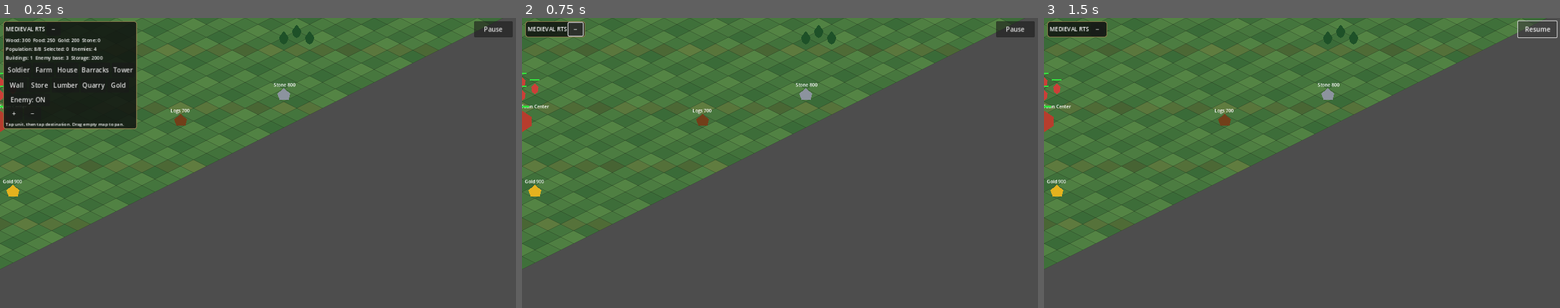
Above: before the commit, frames 1-3 (left to right).
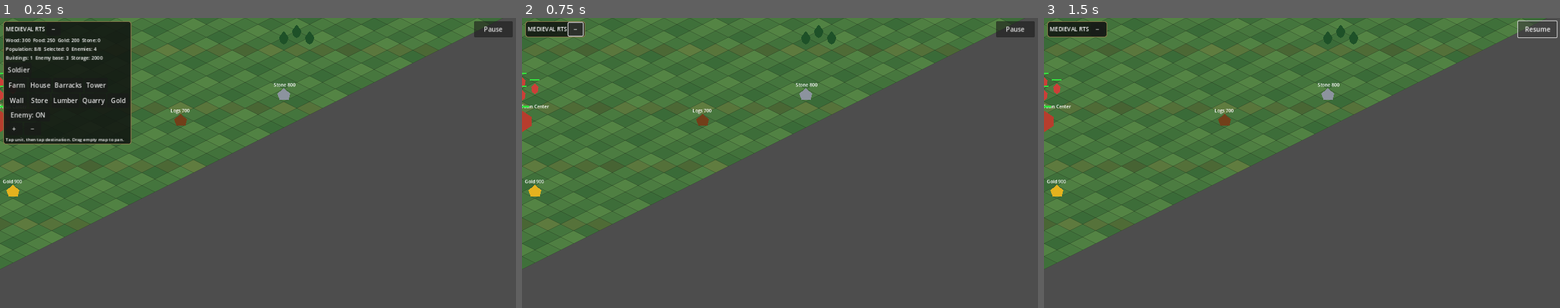
Above: after the commit, the same moments.

Repository: noub1234567-cmd/Medieval-RTS-Mobile
Game: Godot game, scene res://scenes/main.tscn
Same seed, same stepped clock (60 frames per second), same inputs: the game is played once before the commit and once after it.
Inputs:
- Up to frame 1 (0.25 s): no input
- Up to frame 2 (0.75 s): click "−" at 0.5 s
- Up to frame 3 (1.5 s): click "Pause" at 1.25 s

The runs differ from the first frame. In frame 1, 2.8% of the frame differs, in the area x 0-27%, y 1-44%; in frame 2, nothing differs; in frame 3, nothing differs.

Commit message:
Ensure all building buttons fit mobile HUD

Diff:
--- a/scripts/game.gd
+++ b/scripts/game.gd
@@ -494,13 +494,17 @@
 	v.add_child(second_building_row)
 	building_rows.append(second_building_row)
 	var building_names=["Farm","House","Barracks","Tower","Wall","Store","Lumber","Quarry","Gold"]
+	var third_building_row:=HBoxContainer.new()
+	third_building_row.add_theme_constant_override("separation",3)
+	v.add_child(third_building_row)
+	building_rows.append(third_building_row)
 	for i in range(building_names.size()):
 		var building_name=building_names[i]
 		var b:=Button.new()
 		b.text=building_name
 		b.custom_minimum_size=Vector2(54,36)
 		b.pressed.connect(func(): begin_placement("Guard Tower" if building_name=="Tower" else "Warehouse" if building_name=="Store" else "Lumber Mill" if building_name=="Lumber" else "Gold Mine" if building_name=="Gold" else building_name))
-		building_rows[0 if i<4 else 1].add_child(b)
+		building_rows[1 if i<4 else 2].add_child(b)
 	var enemy_row:=HBoxContainer.new()
 	v.add_child(enemy_row)
 	enemy_toggle_button=Button.new()
